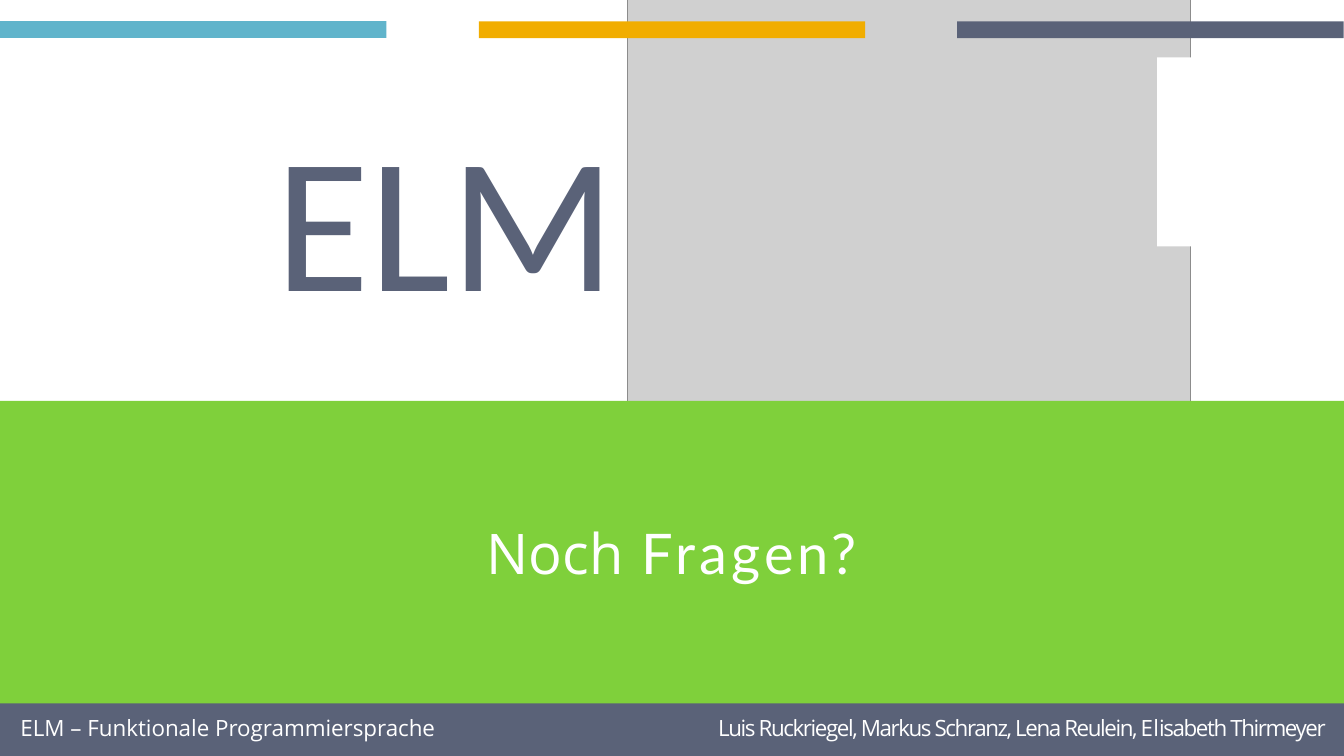
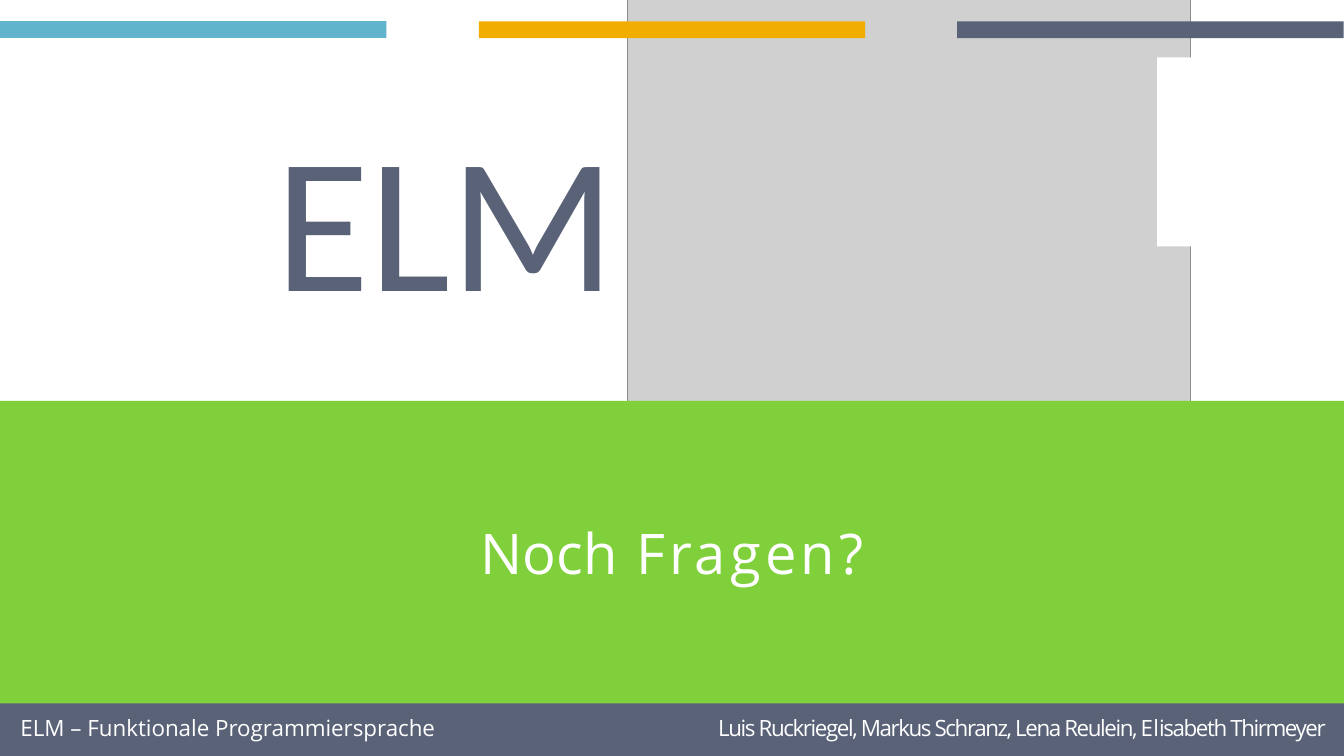
Before and after one commit to maadc/STA_Gruppe1, a slide deck: slide 13 of ORGINAL.pptx. Drawn at 1344x756 pixels with LibreOffice and Linux fonts; fonts in the diff are those of the drawing; grey boxes stand for pictures; background and template pictures are left out. Boxes give left, top, right and bottom in pixels: in the first picture for what was removed or moved away, otherwise in the second. Text is boxed around its words. In the diff, an @@ line names an element or a change of style, - is before the commit and + after.

```diff
--- a/ORGINAL.pptx
+++ b/ORGINAL.pptx
@@ text "Noch Fragen?" at (481, 531, 863, 588): font Lato to Open Sans in "Fragen?" @@
```
Also in this commit, not shown: 6 other slides changed.
